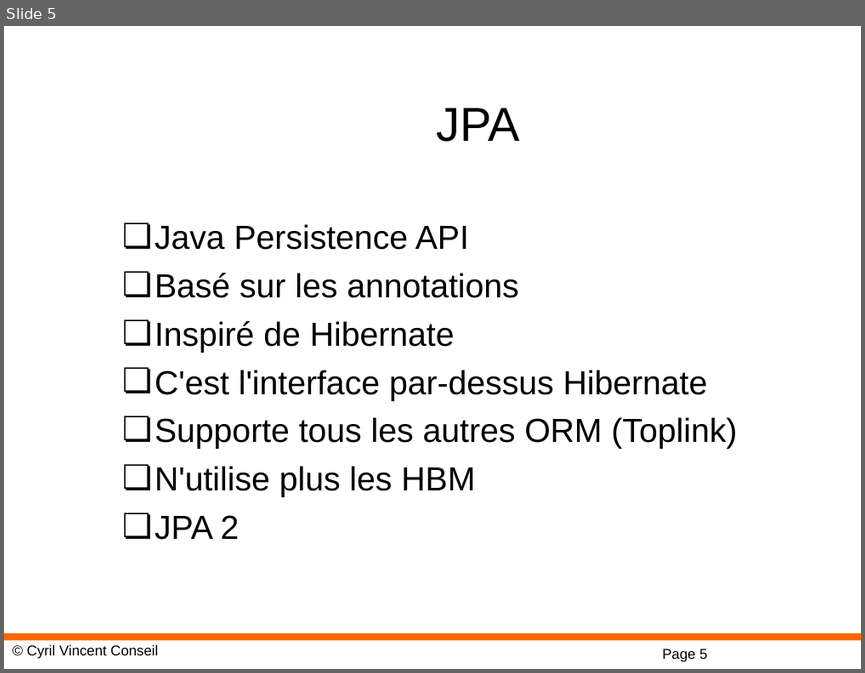
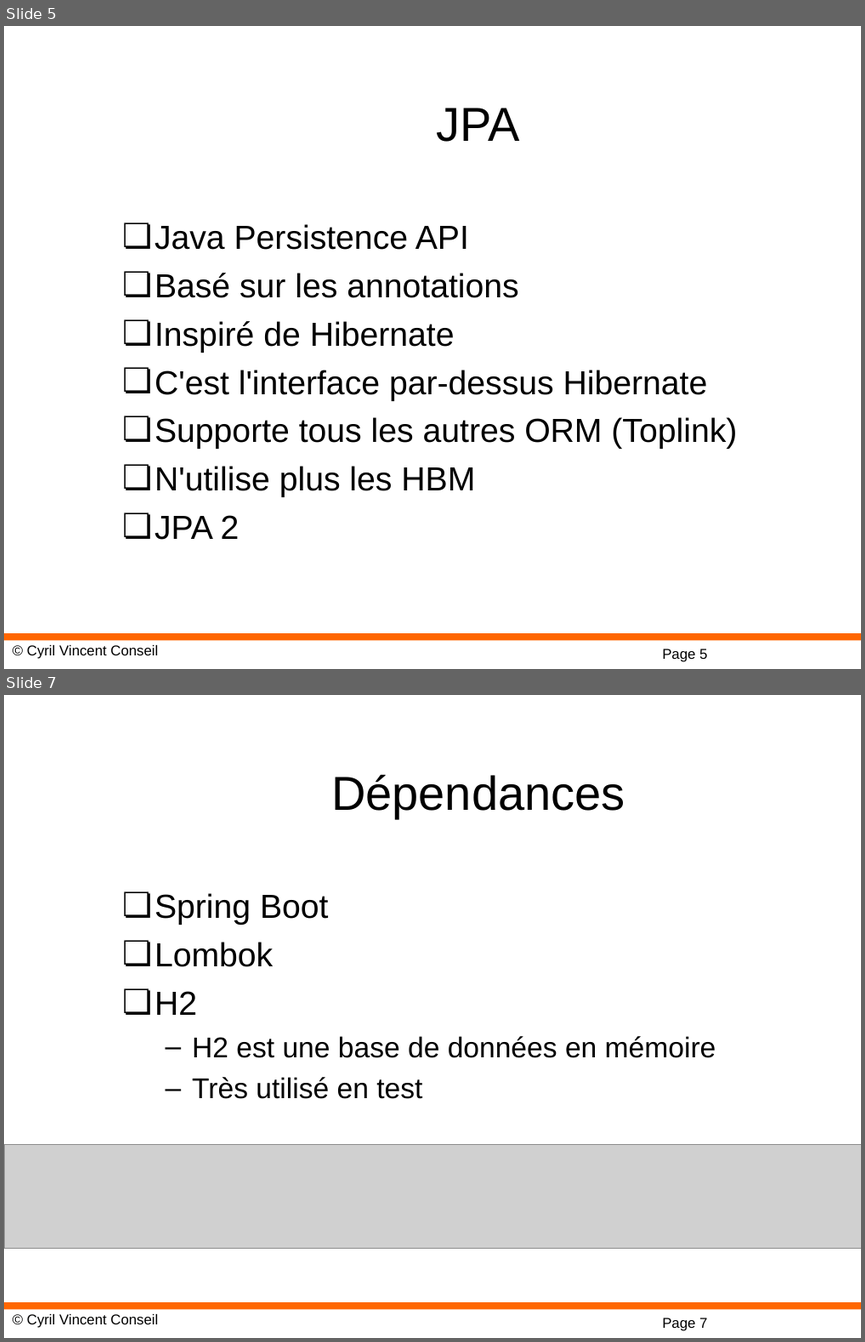
Before and after one commit to cyrilvincent/spring, a slide deck: ppt/07-SpringJPAH2.ppt. Shown one above the other, each under a label of ours: slide 5 before the commit, slides 5 and 7 after it; the slides between them are not shown. The pictures are 865x673 and 865x1342 pixels, drawn with LibreOffice and Linux fonts; fonts in the diff are those of the drawing; grey boxes stand for pictures; background and template pictures are left out. Boxes give left, top, right and bottom in pixels: in the first picture for what was removed or moved away, otherwise in the second. Text is boxed around its words. In the diff, an @@ line names an element or a change of style, - is before the commit and + after.

```diff
--- a/ppt/07-SpringJPAH2.ppt
+++ b/ppt/07-SpringJPAH2.ppt
@@ slide 7 added at box(4, 695, 861, 1338), background #FFFFFF; not listed: 3 template elements that a slide beside it also shows @@
@@ title added at box(331, 774, 624, 818), 40 pt, text #000000 @@
+Dépendances
@@ text added at box(154, 893, 716, 1099), 24 pt, text #000000 @@
+❏ Spring Boot
+❏ Lombok
+❏ H2
+  – H2 est une base de données en mémoire
+  – Très utilisé en test
@@ picture added at box(4, 1145, 861, 1248) @@
```
Also in this commit, not shown: 8 other slides added, 21 other files.
